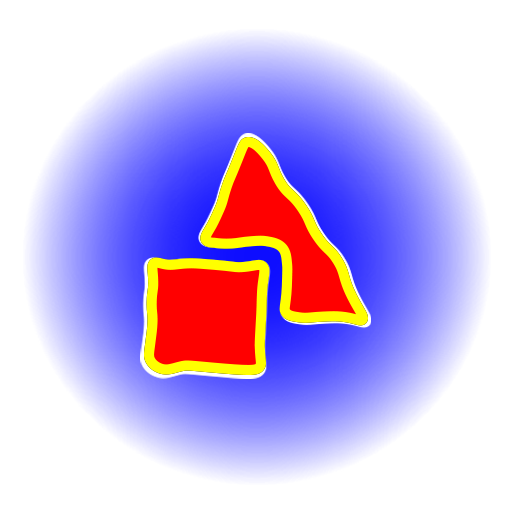
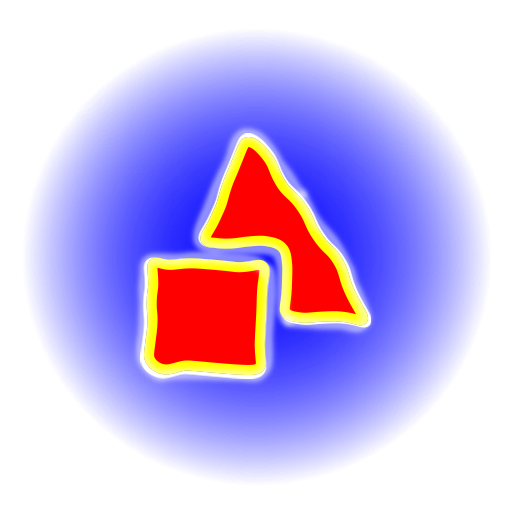
The second 512 × 512 image is a revision of the first. Changes to its layers:
renamed "Слой 9" to "Group 1", blend addition → normal, painted on it over [132, 124, 376, 387]
removed layer "Слой 10" over [144, 137, 368, 375]
removed layer "Слой 8" (was addition) over [132, 124, 376, 387]
